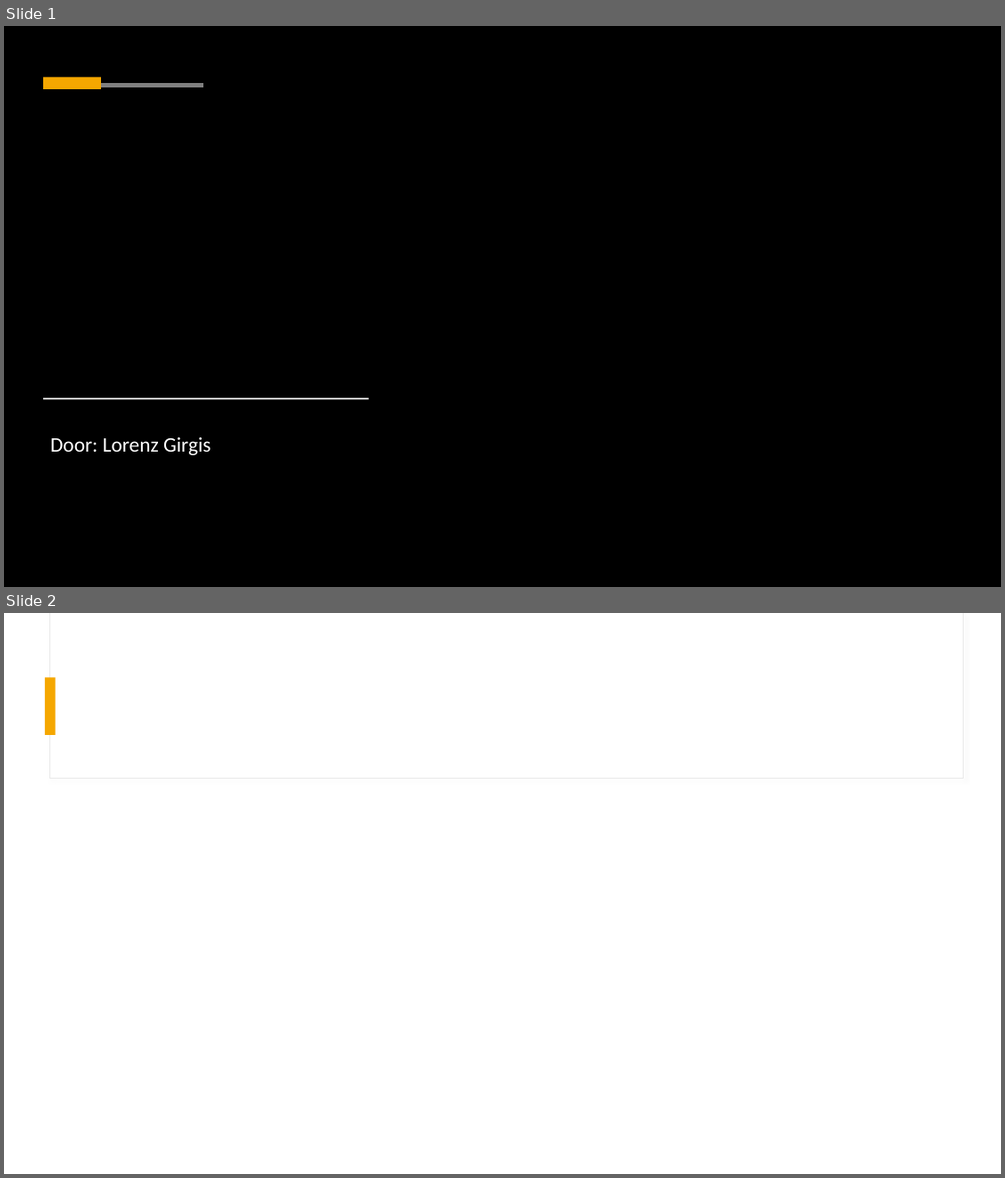
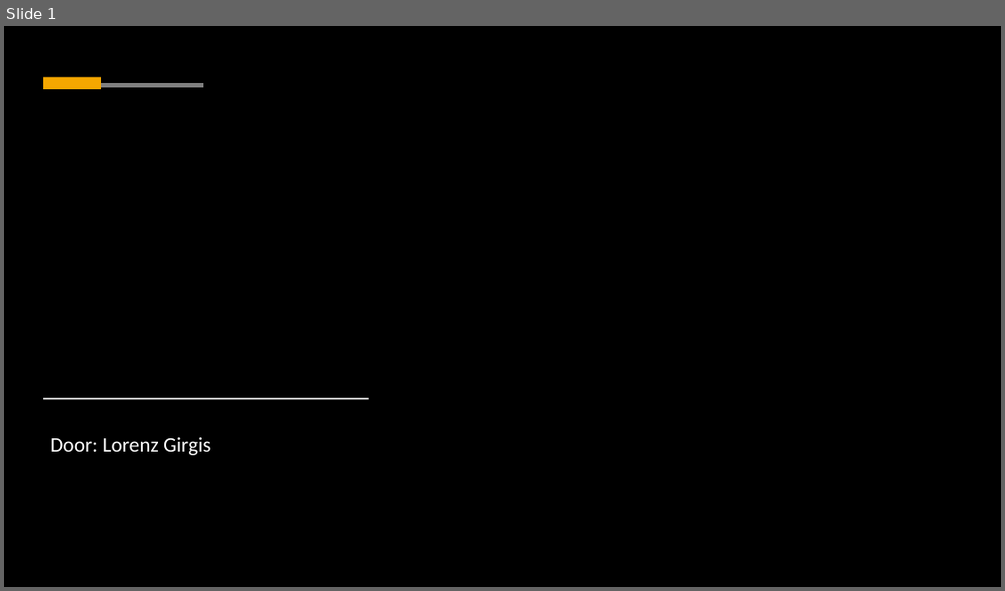
Before and after one commit to LorenzGirgis/Game-Development, a slide deck: Break out.pptx. Shown one above the other, each under a label of ours: slides 1 and 2 before the commit, slide 1 after it. The pictures are 1005x1178 and 1005x591 pixels, drawn with LibreOffice and Linux fonts; fonts in the diff are those of the drawing; background and template pictures are left out. Boxes give left, top, right and bottom in pixels: in the first picture for what was removed or moved away, otherwise in the second. Text is boxed around its words. In the diff, an @@ line names an element or a change of style, - is before the commit and + after.

```diff
--- a/Break out.pptx
+++ b/Break out.pptx
@@ slide 2 removed at box(4, 613, 1001, 1174), background #FFFFFF @@
@@ rectangle removed at box(49, 613, 963, 779) @@
@@ rectangle removed at box(50, 613, 963, 778) @@
@@ rectangle removed at box(45, 677, 56, 735) @@
```
Also in this commit, not shown: 5 slides added.
